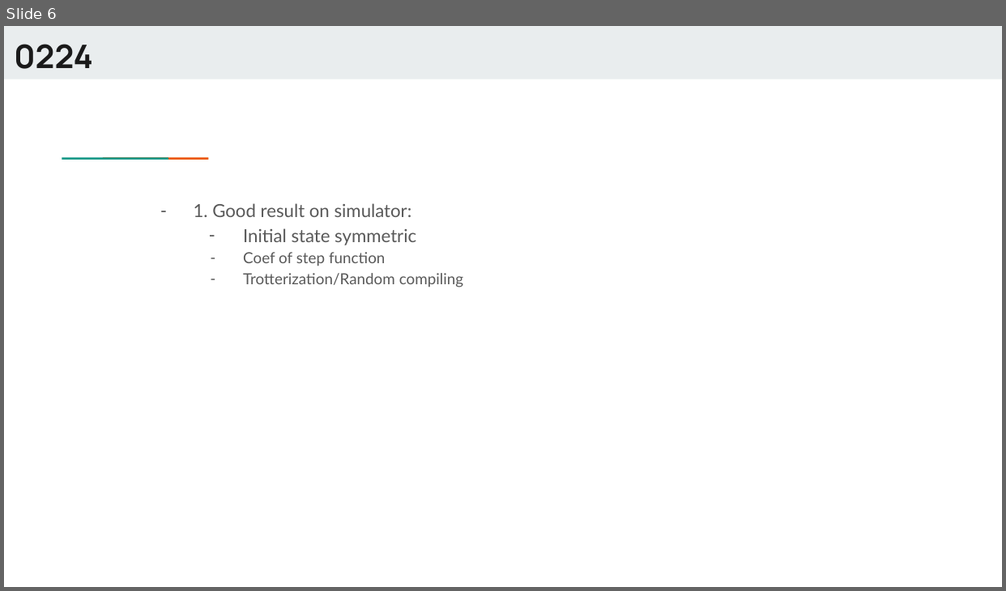
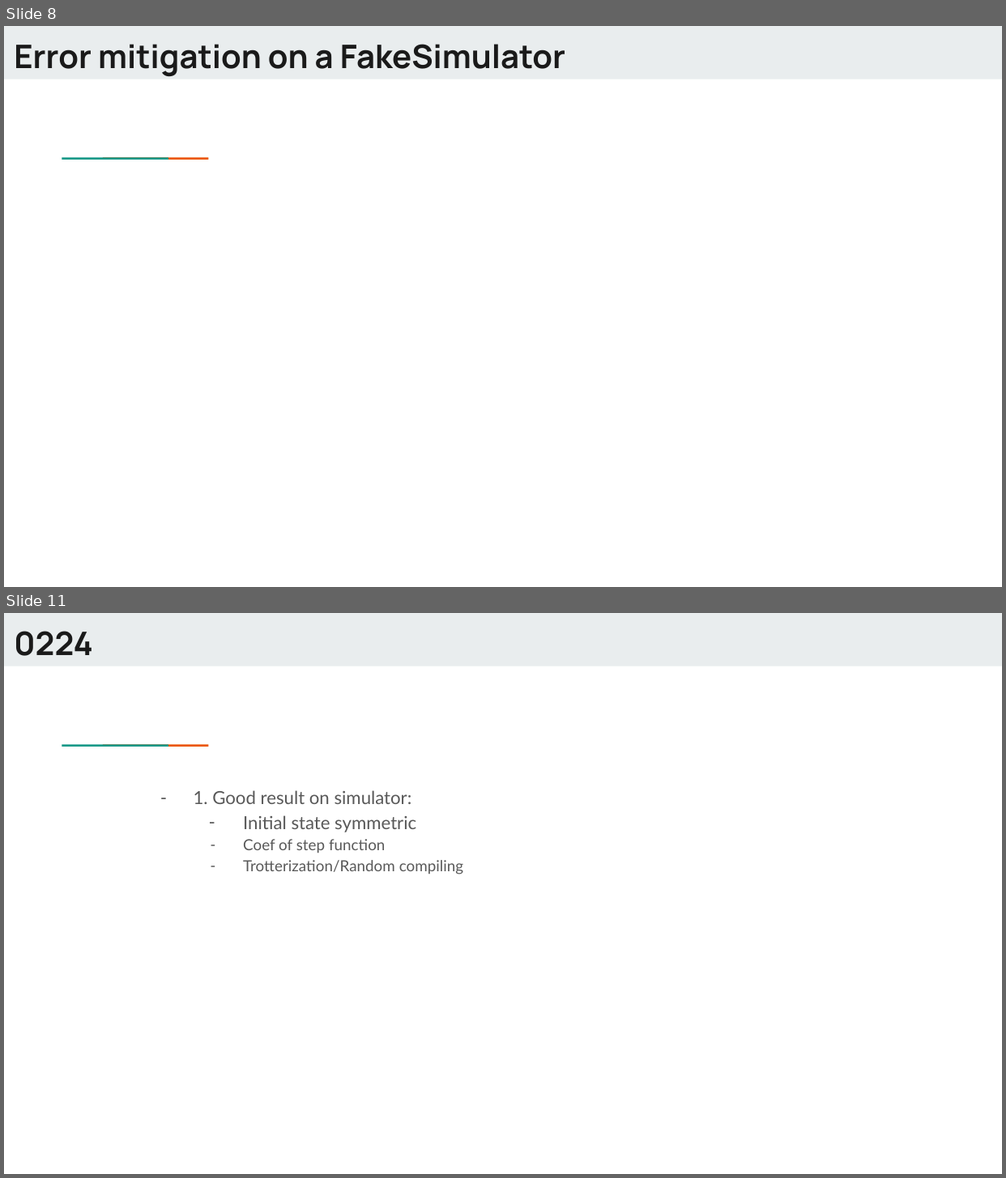
Before and after one commit to Dran-Z/QHack2023-SunnyDelft, a slide deck: QHack-SunnyDelft.pptx. Shown one above the other, each under a label of ours: slide 6 before the commit, slides 8 and 11 after it; the slides between them are not shown. The pictures are 1006x591 and 1006x1178 pixels, drawn with LibreOffice and Linux fonts; fonts in the diff are those of the drawing. Boxes give left, top, right and bottom in pixels: in the first picture for what was removed or moved away, otherwise in the second. Text is boxed around its words. In the diff, an @@ line names an element or a change of style, - is before the commit and + after.

```diff
--- a/QHack-SunnyDelft.pptx
+++ b/QHack-SunnyDelft.pptx
@@ slide 8 added at <box>4,26,1002,587</box>, background #FFFFFF; not listed: 3 template elements that a slide beside it also shows @@
@@ title added at <box>14,44,565,77</box>, 23.4 pt, text #1A1A1A, bold @@
+Error mitigation on a FakeSimulator
@@ what was slide 6 is now slide 11 @@
```
Also in this commit, not shown: 3 slides changed, 5 other slides added, 1 slide removed, 7 other files.
